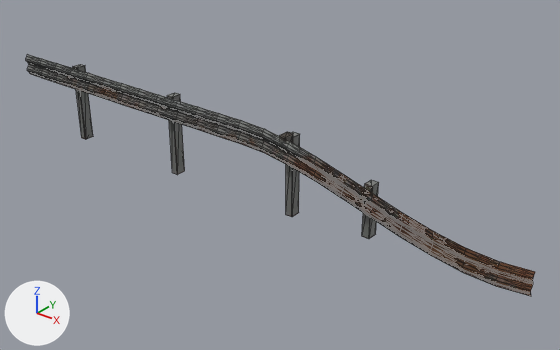
The glTF model public/world/guardrail_end.glb as it was, and as the next commit left it.
One viewpoint serves both versions: a camera (50 mm lens) standing at (6.13, -6.46, 4.23) and looking at (0.51, 0.56, -0.12). Lighting does not change. The marker at lower left points along +X, +Y and +Z. The first picture is the older version. Mesh edges are drawn as thin lines. Vertices at exactly the same position are counted once.

Script lines for the objects in view, before the commit:
```python
me_guardrail_end = bpy.data.meshes.new('guardrail_end')
me_guardrail_end.from_pydata(...)  # 738 vertices, 1296 faces; spans x -3.9..3.9, y -0.04..0.62, z -0.56..0.77
me_guardrail_end.materials.append(mat_guardrail_end_baked)
ob_guardrail_end = bpy.data.objects.new('guardrail_end', me_guardrail_end)
ob_guardrail_end.location = (0.0, 0.0, 0.0)
```
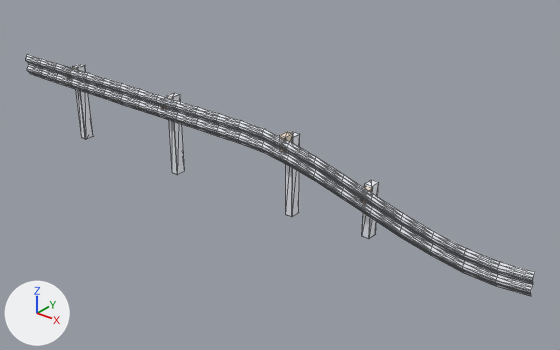
Pixel boxes (x1, y1, x2, y2) of what changed, in the pictures (560 x 350 px):
'guardrail_end', recoloured, surface changed
    both: (26, 54, 535, 296)
part 1 of me_guardrail_end, recoloured
    both: (26, 54, 535, 296)
part 2 of me_guardrail_end, recoloured
    both: (280, 132, 293, 153)
part 3 of me_guardrail_end, surface changed
    both: (26, 54, 535, 296)

The change, as a list of edits to the scene's bpy script:
```text
Add mat_guardrail_end_wood_dark:
    mat_guardrail_end_wood_dark = principled_material('guardrail_end wood_dark')
    mat_guardrail_end_wood_dark.base_color = (0.88, 0.75, 0.62)  # pale yellow #f1e1ce
    mat_guardrail_end_wood_dark.roughness = 1.0
Add mat_guardrail_end_steel_bare:
    mat_guardrail_end_steel_bare = principled_material('guardrail_end steel_bare')
    mat_guardrail_end_steel_bare.base_color = (0.55, 0.52, 0.5)  # light grey #c4bfbc
    mat_guardrail_end_steel_bare.metallic = 0.5
    mat_guardrail_end_steel_bare.roughness = 1.0
Add mat_guardrail_end_galv:
    mat_guardrail_end_galv = principled_material('guardrail_end galv')
    mat_guardrail_end_galv.base_color = (0.918, 0.937, 1.0)  # white #f6f8ff
    mat_guardrail_end_galv.metallic = 0.2
    mat_guardrail_end_galv.roughness = 0.65
Change me_guardrail_end:
    where me_guardrail_end.from_pydata(...)  # 738 vertices, 1296 faces; spans x -3.9..3.9, y -0.04..0.62, z -0.56..0.77
    used by ob_guardrail_end; location = (0.0, 0.0, 0.0)
    me_guardrail_end part 1: 992 of the faces centred in x -3.78..3.78, y -0.04..0.59, z -0.53..0.76 switch from mat_guardrail_end_baked to mat_guardrail_end_galv (white #f6f8ff)
    me_guardrail_end part 2: 28 of the faces centred in x 0.93..1.02, y 0.03..0.18, z 0.52..0.72 switch from mat_guardrail_end_baked to mat_guardrail_end_wood_dark (pale yellow #f1e1ce)
    me_guardrail_end part 3: texture (UV) coordinates of 1296 of 1296 faces, centred in x -3.78..3.78, y -0.04..0.59, z -0.53..0.76, changed; they spanned u 0.0..1.0, v 0.0..0.24 and now span u 0.0..8.32, v 0.0..8.71
    add me_guardrail_end.materials.append(mat_guardrail_end_steel_bare)  # light grey #c4bfbc
```
